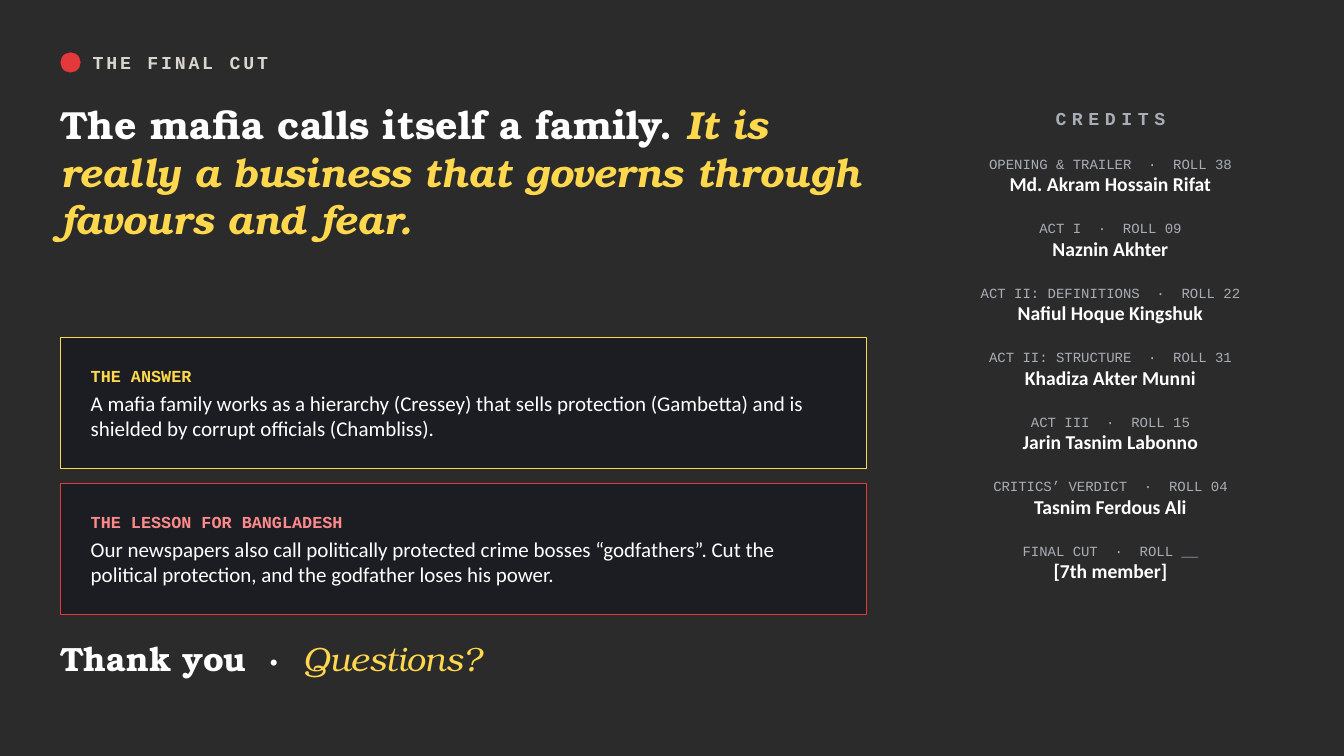
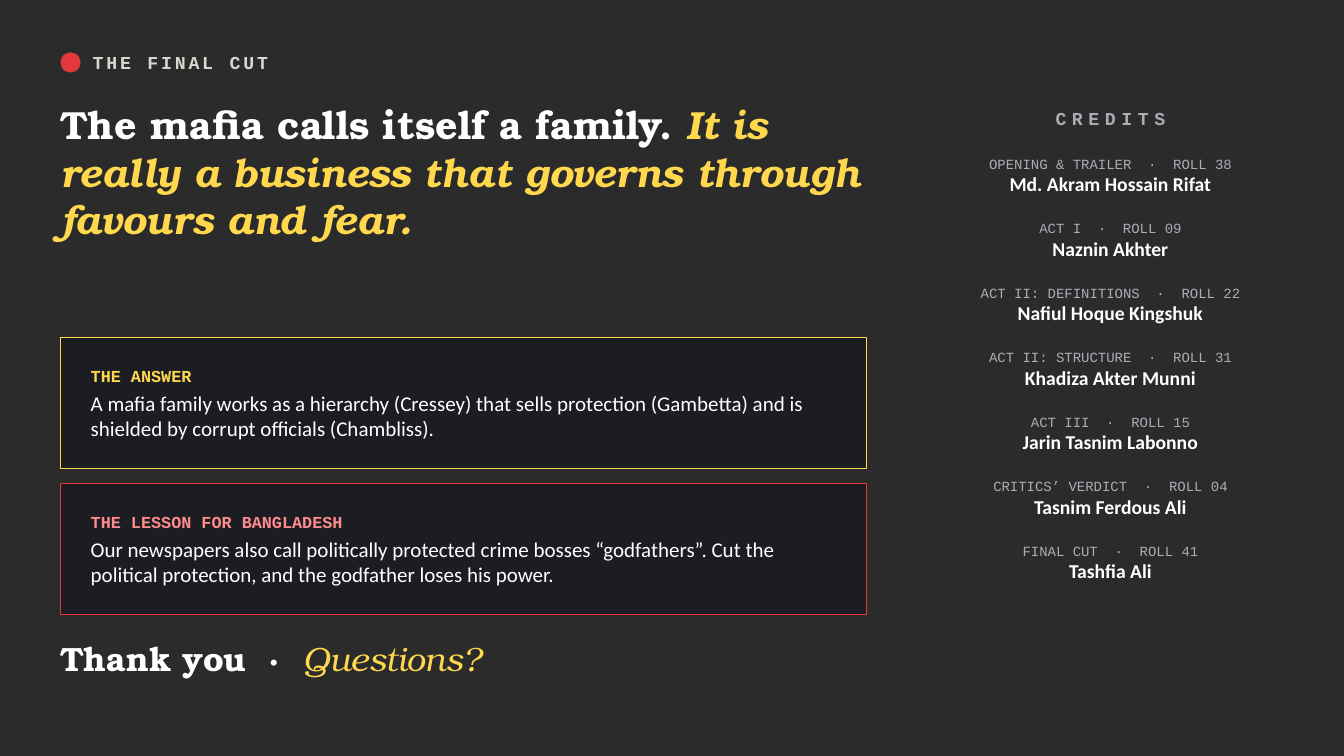
Before and after one commit to jeet42-byte/bangladesh-crime-monitor, a slide deck: slide 12 of organized-crime-assignment/godfather-group5/Group-5_The_Godfather_Directors_Cut.pptx. Drawn at 1344x756 pixels with LibreOffice and Linux fonts; fonts in the diff are those of the drawing; background and template pictures are left out; a plain dark background stands for a picture behind light text. Boxes give left, top, right and bottom in pixels: in the first picture for what was removed or moved away, otherwise in the second. Text is boxed around its words. In the diff, an @@ line names an element or a change of style, - is before the commit and + after.

```diff
--- a/organized-crime-assignment/godfather-group5/Group-5_The_Godfather_Directors_Cut.pptx
+++ b/organized-crime-assignment/godfather-group5/Group-5_The_Godfather_Directors_Cut.pptx
@@ text at <box>1023,546,1199,578</box>: text changed @@
-FINAL CUT · ROLL __
-[7th member]
+FINAL CUT · ROLL 41
+Tashfia Ali
```
Also in this commit, not shown: 1 other slide changed.
